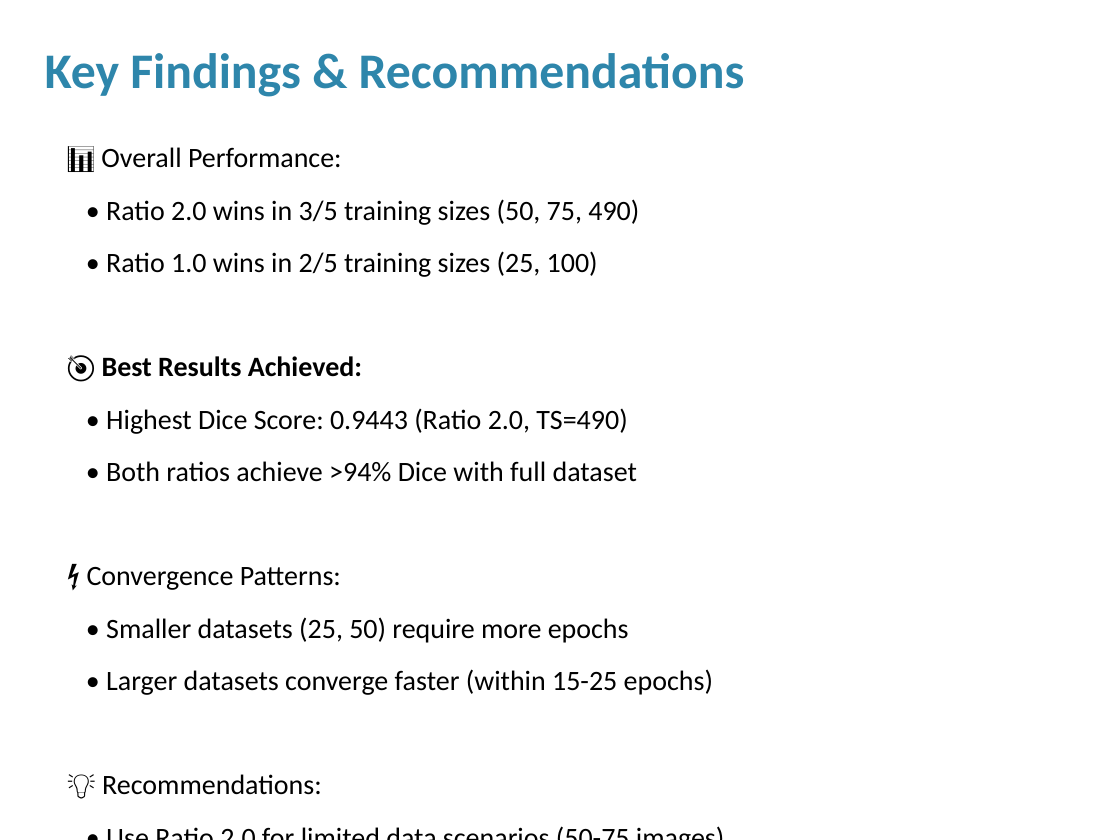
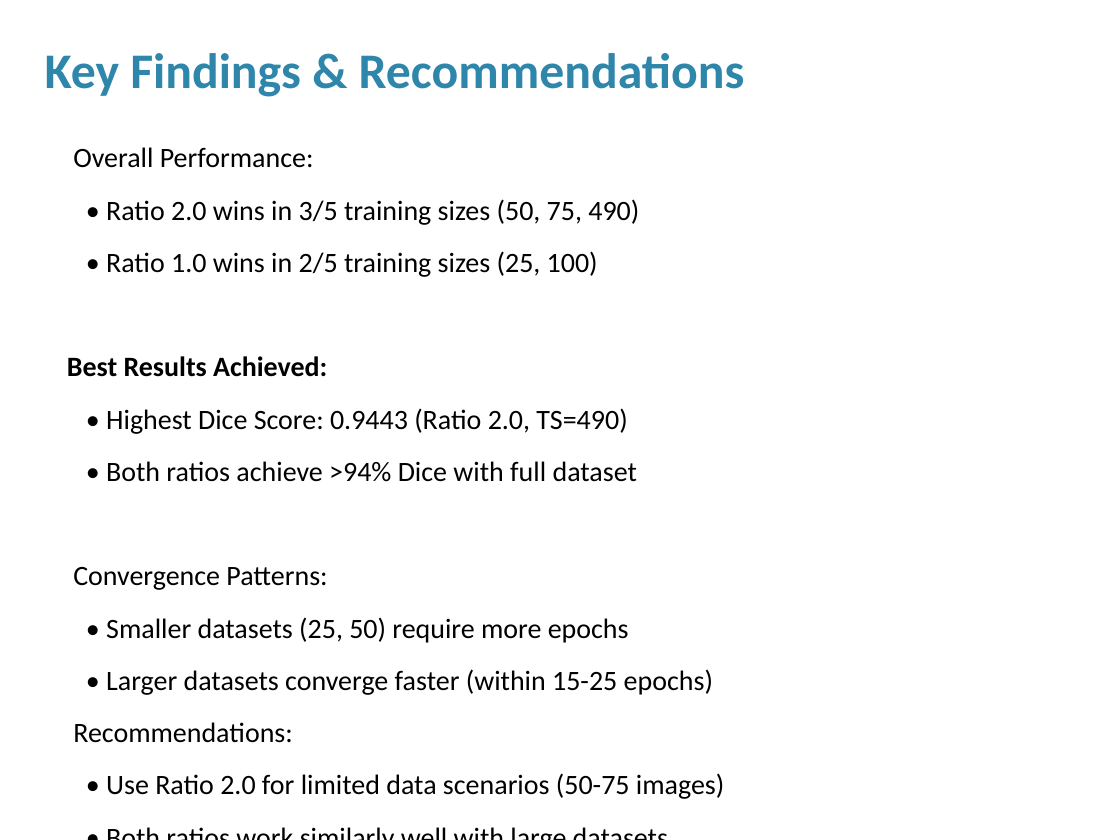
Before and after one commit to tanishq3142/CAPSTONE-, a slide deck: slide 19 of experiments_polypmix/results/PolyMix_Comparison_Presentation.pptx. Drawn at 1120x840 pixels with LibreOffice and Linux fonts; fonts in the diff are those of the drawing. Boxes give left, top, right and bottom in pixels: in the first picture for what was removed or moved away, otherwise in the second. Text is boxed around its words. In the diff, an @@ line names an element or a change of style, - is before the commit and + after.

```diff
--- a/experiments_polypmix/results/PolyMix_Comparison_Presentation.pptx
+++ b/experiments_polypmix/results/PolyMix_Comparison_Presentation.pptx
@@ text at (73,147,314,168): text changed @@
-📊 Overall Performance:
+Overall Performance:
@@ text at (67,356,327,377): text changed @@
-🎯 Best Results Achieved:
+Best Results Achieved:
@@ text at (73,567,327,590): text changed @@
-⚡ Convergence Patterns:
+Convergence Patterns:
@@ text at (73,722,293,743): text changed @@
-💡 Recommendations:
+Recommendations:
```
Also in this commit, not shown: 2 other slides changed.
